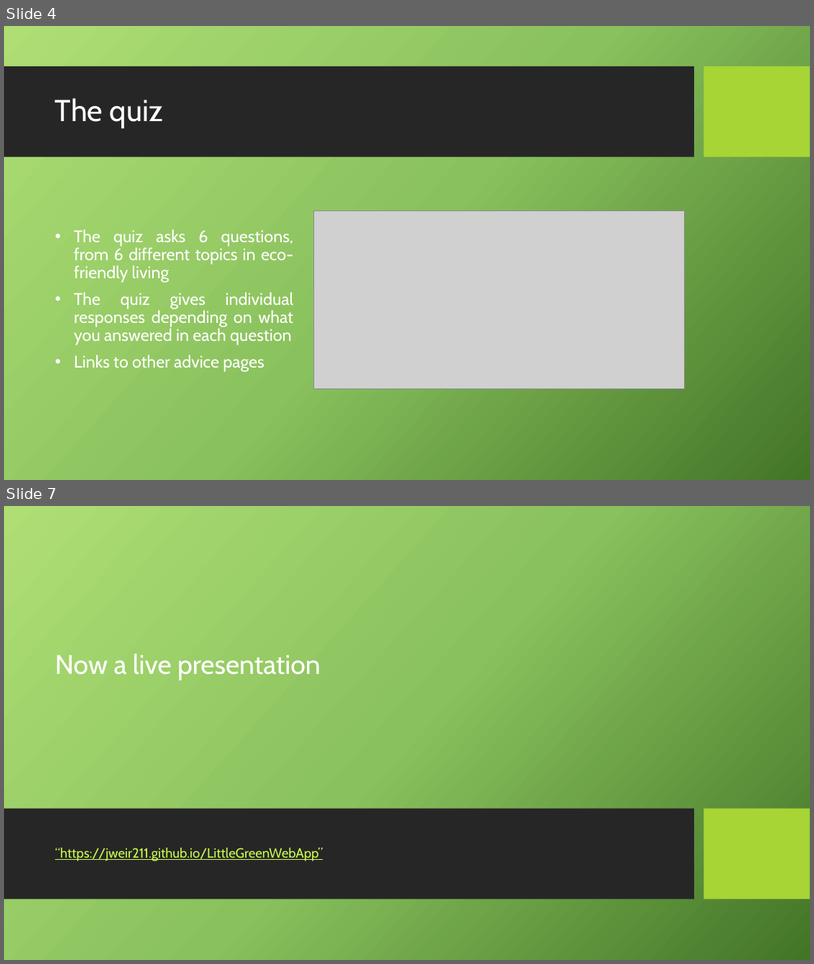
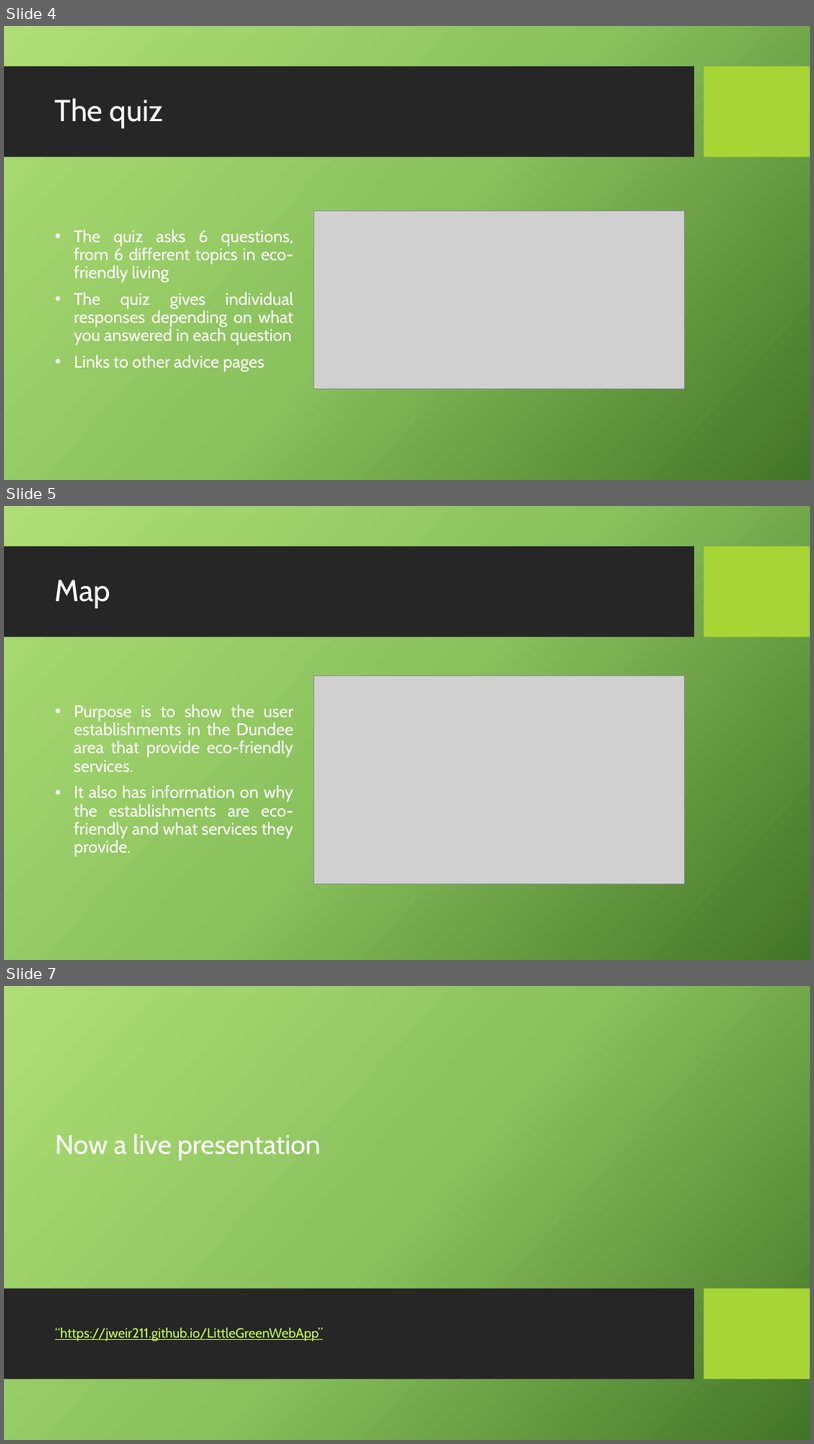
Before and after one commit to jweir211/LittleGreenWebApp, a slide deck: The Little Green Web App - Copy.pptx. Shown one above the other, each under a label of ours: slides 4 and 7 before the commit, slides 4, 5 and 7 after it; the slides between them are not shown. The pictures are 814x964 and 814x1444 pixels, drawn with LibreOffice and Linux fonts; fonts in the diff are those of the drawing; grey boxes stand for pictures; background and template pictures are left out. Boxes give left, top, right and bottom in pixels: in the first picture for what was removed or moved away, otherwise in the second. Text is boxed around its words. In the diff, an @@ line names an element or a change of style, - is before the commit and + after.

```diff
--- a/The Little Green Web App - Copy.pptx
+++ b/The Little Green Web App - Copy.pptx
@@ slide 5 added at box(4, 506, 810, 960), background picture (left out); not listed: 2 template elements that a slide beside it also shows @@
@@ title added at box(55, 579, 111, 608), 36 pt, text #FFFFFF @@
+Map
@@ picture added at box(314, 675, 684, 884) @@
@@ text added at box(74, 704, 293, 857), 20 pt, text #FFFFFF @@
+• Purpose is to show the user establishments in the Dundee area that provide eco-friendly services.
+• It also has information on why the establishments are eco-friendly and what services they provide.
```
Also in this commit, not shown: 2 slides changed, 1 other slide added, 2 slides removed.
